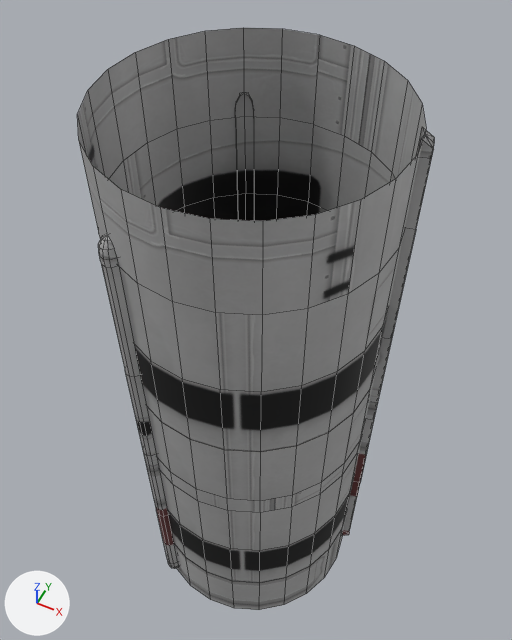
One commit to the FBX model proton_v2/fuel2.fbx: the scene before it, then after it.
The view is the same before and after, from a camera (50 mm lens) standing at (2.07, -4.07, 6.07) and looking at (-0.18, 0.44, 0.43). Arrows for +X, +Y and +Z are at lower left; the lights stay in place. Mesh edges are drawn as thin lines. Where no turn or scale is listed for an object, it has been applied to the vertices.

The older version as bpy lines, for what is in view:
```python
me_cube = bpy.data.meshes.new('Cube')
me_cube.from_pydata(...)  # 464 vertices, 421 faces; spans x -1.25..1.3, y -1.25..1.25, z -3.25..3.25
me_cube.materials.append(mat_m)  # picture img_a1_psd
ob_mesh = bpy.data.objects.new('mesh', me_cube)
ob_mesh.location = (0.0, 0.0, 0.0)
```
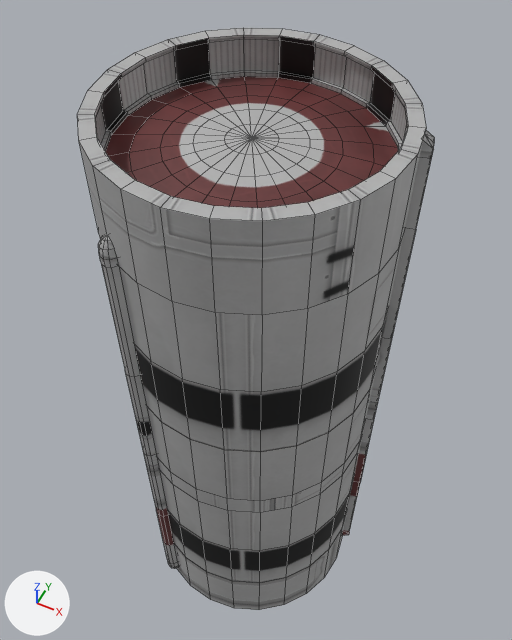
The edits, one by one:
me_cube is used by ob_mesh; location (0.0, 0.0, 0.0).
me_cube had 464 vertices, 421 faces and spanned x -1.25..1.3, y -1.25..1.25, z -3.25..3.25.
me_cube now has 705 vertices, 685 faces and spans x -1.25..1.3, y -1.25..1.25, z -3.25..3.25.
Part 1, on me_cube:
184 vertices are added at x -1.16..1.16, y -1.16..1.16, z 2.87..3.21.
33 new vertices lie (0.0, 0.0, 0.04) away from vertices in x -1.12..1.12, y -1.12..1.13, z 2.87..3.21.
24 new vertices lie (0.0, 0.0, 0.3) away from vertices in x -1.16..1.16, y -1.16..1.16, z 2.91.
264 new faces join them.

Pixel boxes [x1, y1, x2, y2] of what changed, in the pictures (512 x 640 px):
part 1 of me_cube, added
    after: [77, 28, 426, 221]
